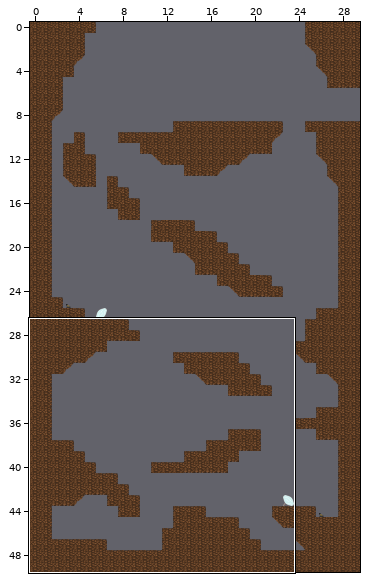
Two states of a Tiled map, android/assets/level4.tmx. Above, an overview of the earlier version with the close-up marked.
Close-up. Old version:
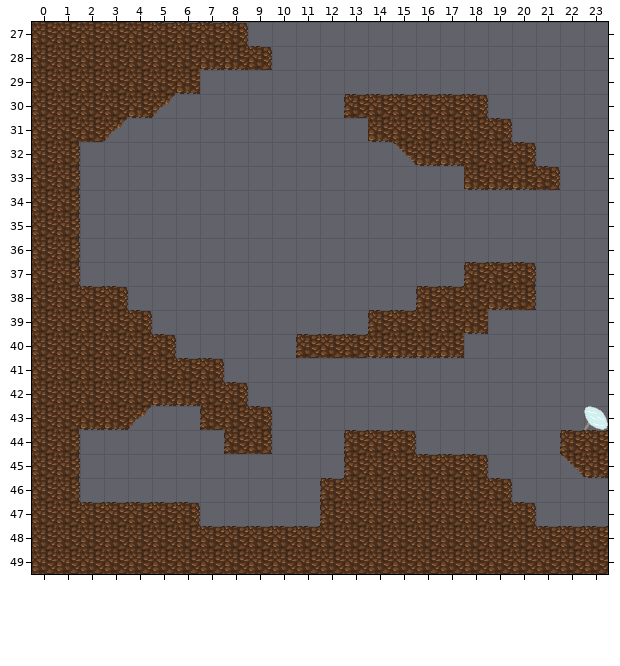
Cells are 32x32 px. Shown: x 0..23, y 27..49.
And afterwards:
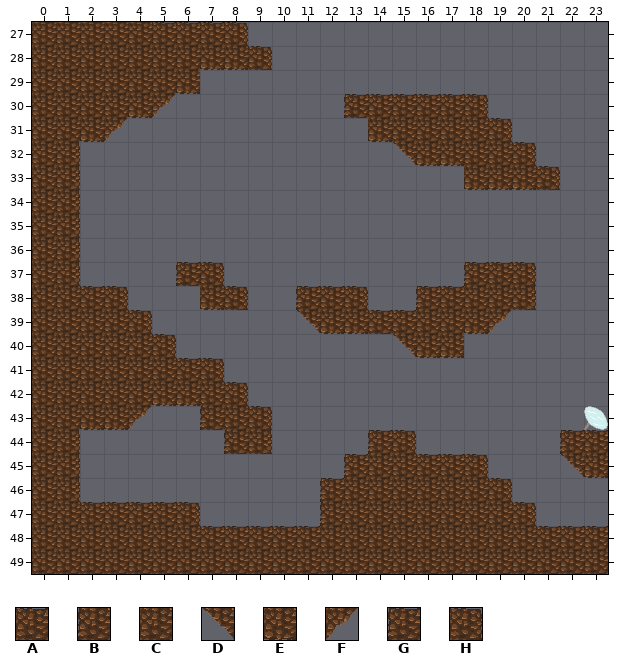
Key: from "tileset_cave": A 1, B 4, C 5, D 8, E 9, F 10, G 12, H 13.
_ is an empty cell.
Tiles replaced or removed in this view: A, B, C, E, G.
Diff:
Changed rows in their new state; . is an unchanged cell.
Layer "Kachelebene 1":
first column x 2:
31 E
first column x 6:
37 GH............
38 .EH..GAH.....C
39 .....DEEA....F
40 .....____D....
first column x 13:
44 _G
45 G.
Where, in picture pixels (left, top, right, bottom), the same in both close-ups:
changed: (80, 135, 104, 142)
added: (176, 262, 248, 310)
changed: (296, 286, 416, 358)
changed: (488, 303, 512, 333)
changed: (344, 430, 372, 464)
